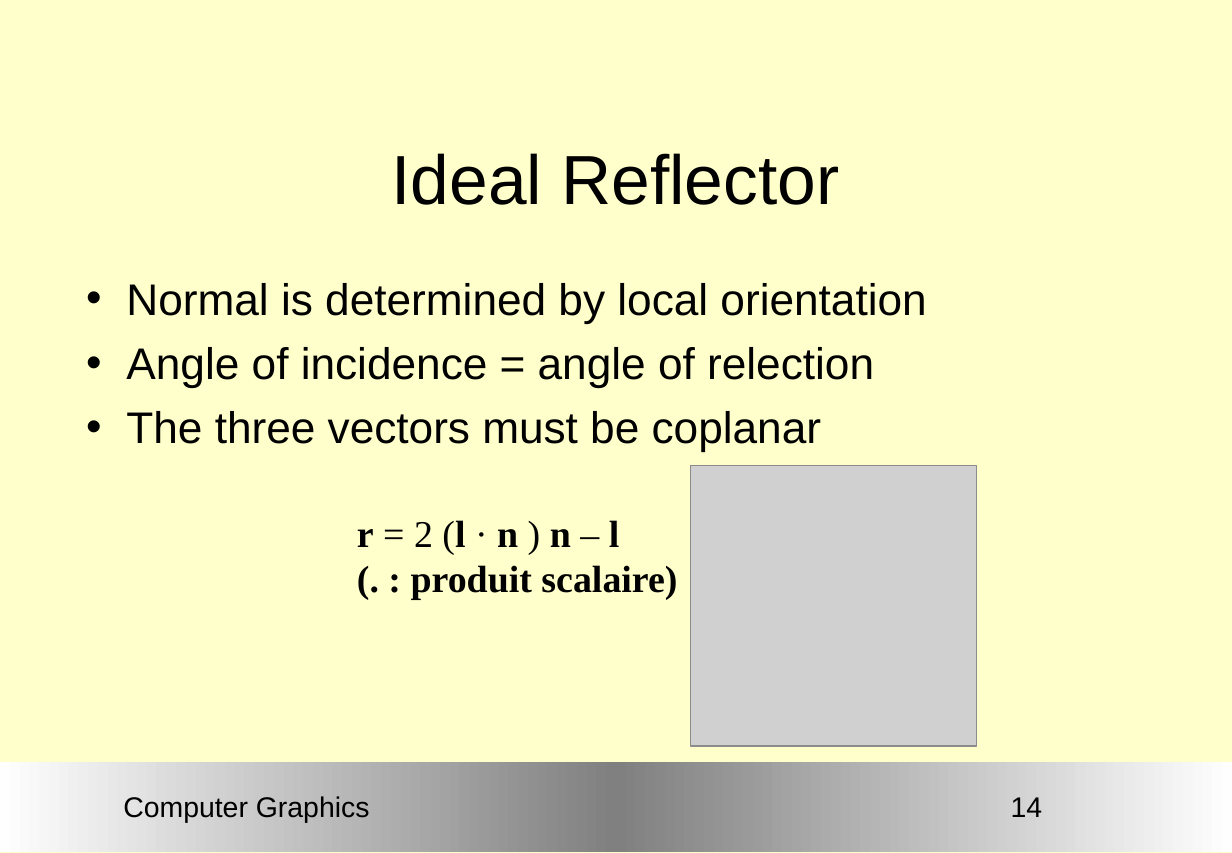
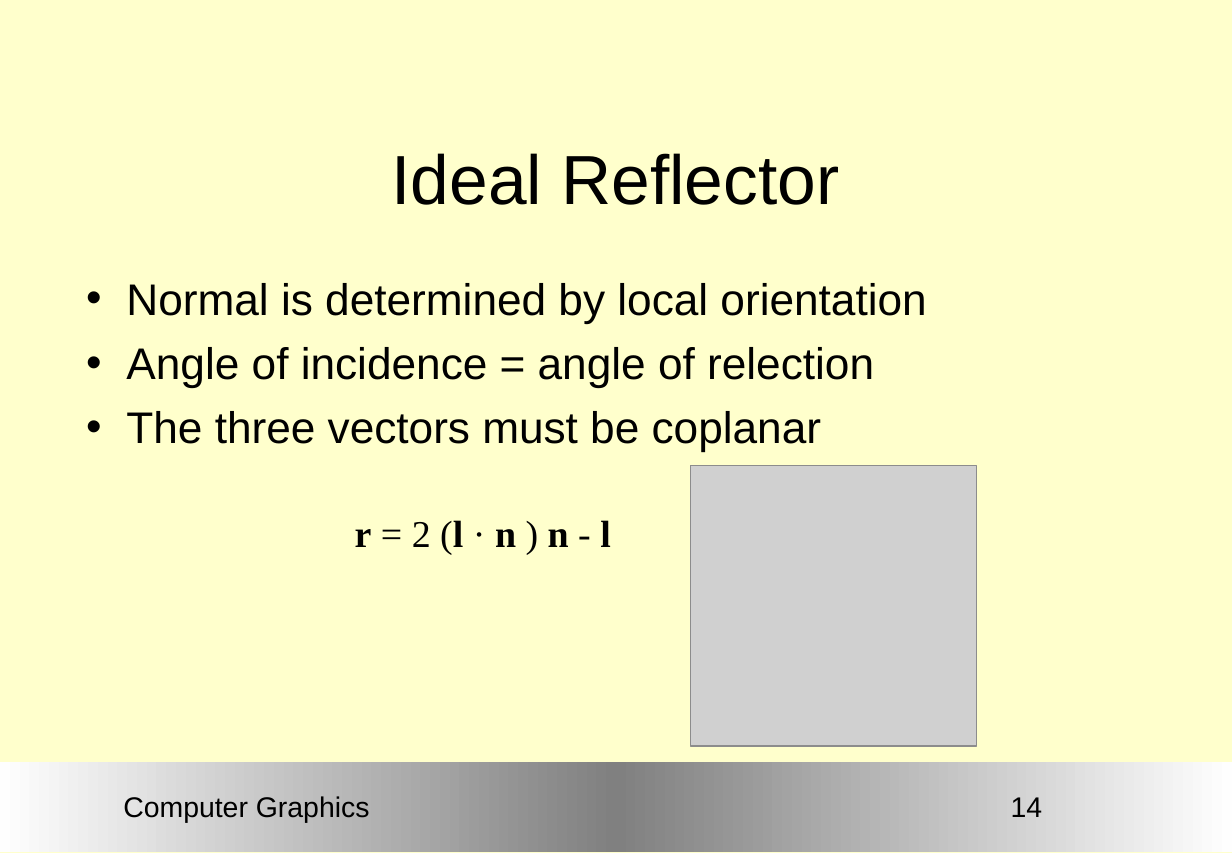
Before and after one commit to Nico420/cours-newcastle, a slide deck: slide 14 of Graphics/ComputerGraphics13.ppt. Drawn at 1232x853 pixels with LibreOffice and Linux fonts; fonts in the diff are those of the drawing; grey boxes stand for pictures; background and template pictures are left out. Boxes give left, top, right and bottom in pixels: in the first picture for what was removed or moved away, otherwise in the second. Text is boxed around its words. In the diff, an @@ line names an element or a change of style, - is before the commit and + after.

```diff
--- a/Graphics/ComputerGraphics13.ppt
+++ b/Graphics/ComputerGraphics13.ppt
@@ free "r = 2 (l · ...": place and size @@
-free "r = 2 (l · ..." at box(346, 503, 690, 606)
+free "r = 2 (l · ..." at box(343, 503, 622, 560)
@@ text in free at box(355, 520, 611, 555): text changed; bold off @@
-r = 2 (l · n ) n – l
-(. : produit scalaire)
+r = 2 (l · n ) n - l
```
Also in this commit, not shown: 30 other slides changed, 29 other files.
